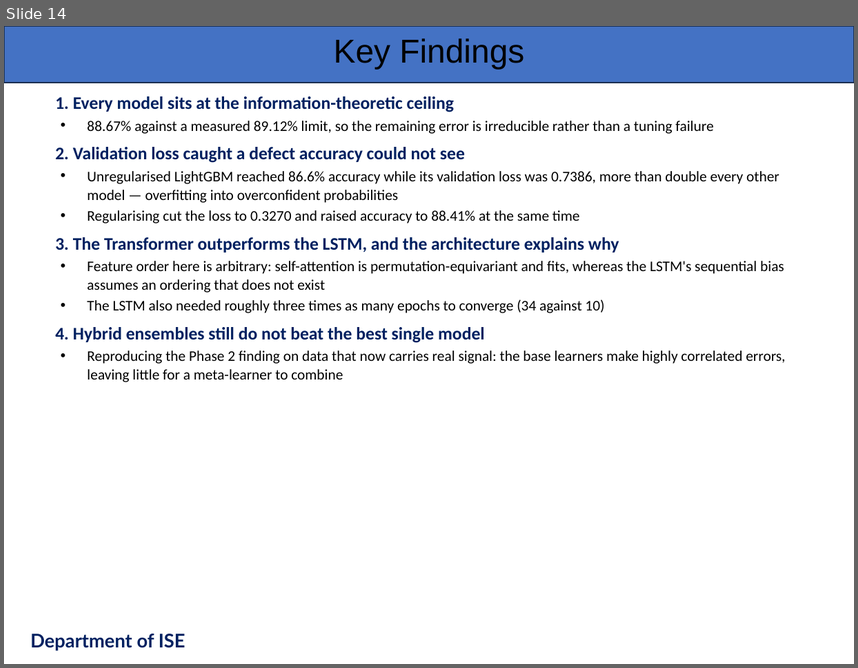
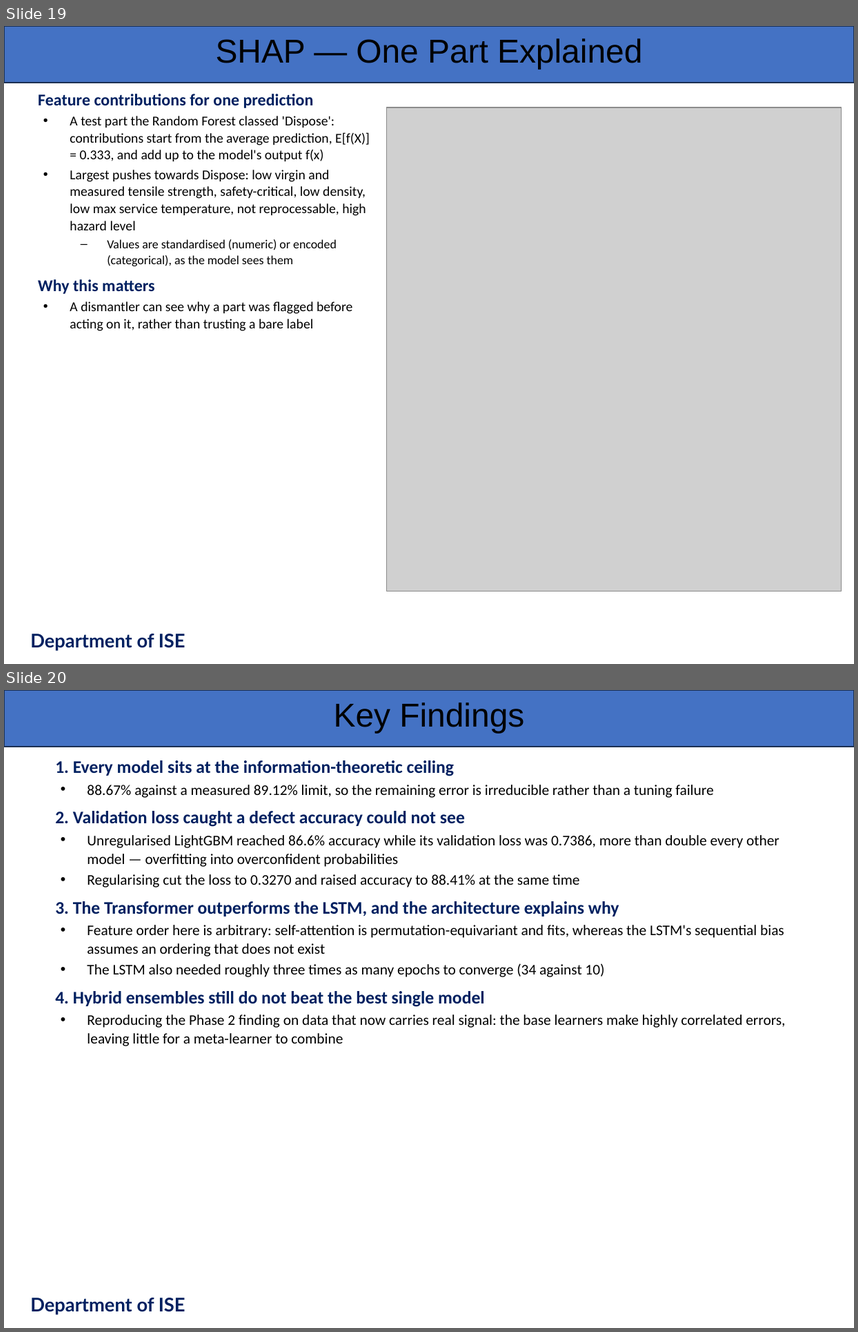
Before and after one commit to srinidhids15/Machine-Learning-Based-Lifecycle-Intelligence-System-for-Non-Biodegradable-Automotive-Materials, a slide deck: presentation/ISE_Phase3_Presentation_Team52.pptx. Shown one above the other, each under a label of ours: slide 14 before the commit, slides 19 and 20 after it. The pictures are 858x668 and 858x1332 pixels, drawn with LibreOffice and Linux fonts; fonts in the diff are those of the drawing; grey boxes stand for pictures; background and template pictures are left out. Boxes give left, top, right and bottom in pixels: in the first picture for what was removed or moved away, otherwise in the second. Text is boxed around its words. In the diff, an @@ line names an element or a change of style, - is before the commit and + after.

```diff
--- a/presentation/ISE_Phase3_Presentation_Team52.pptx
+++ b/presentation/ISE_Phase3_Presentation_Team52.pptx
@@ slide 19 added at (4,26,854,664), background #FFFFFF; not listed: 1 template element that a slide beside it also shows @@
@@ text added at (216,38,642,69), 28 pt, text #000000 @@
+SHAP — One Part Explained
@@ text added at (38,94,370,331), 11.5 pt, text #000000 @@
+Feature contributions for one prediction
+• A test part the Random Forest classed 'Dispose': contributions start from the average prediction, E[f(X)] = 0.333, and add up to the model's output f(x)
+• Largest pushes towards Dispose: low virgin and measured tensile strength, safety-critical, low density, low max service temperature, not reprocessable, high hazard level
+– Values are standardised (numeric) or encoded (categorical), as the model sees them
+Why this matters
+• A dismantler can see why a part was flagged before acting on it, rather than trusting a bare label
@@ picture added at (386,107,842,590) @@
@@ text added at (30,633,185,650), 16 pt, text #002060, bold @@
+Department of ISE
@@ what was slide 14 is now slide 20 @@
```
Also in this commit, not shown: 2 slides changed, 6 other slides added, 1 slide removed, 12 other files.
